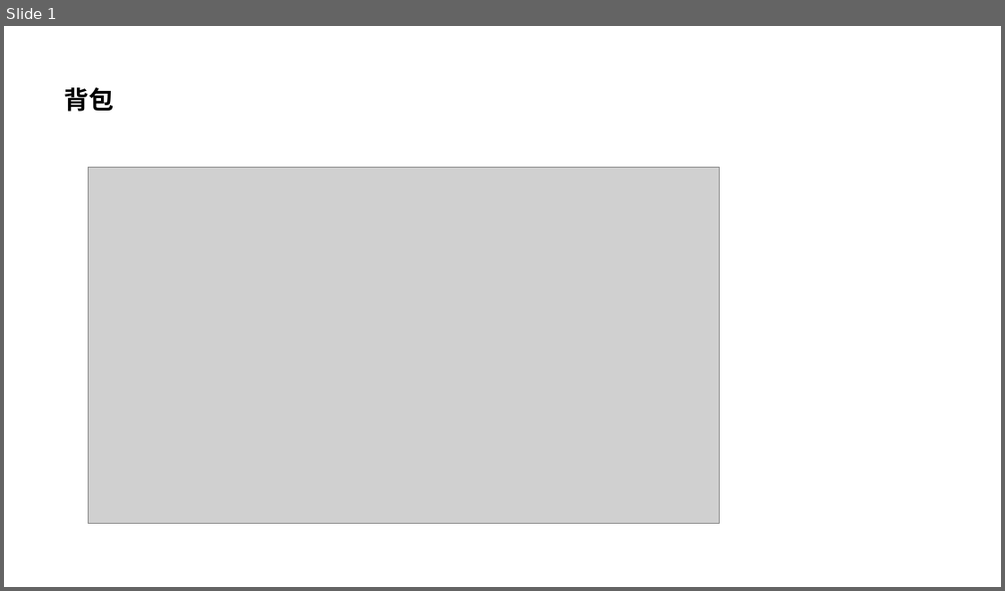
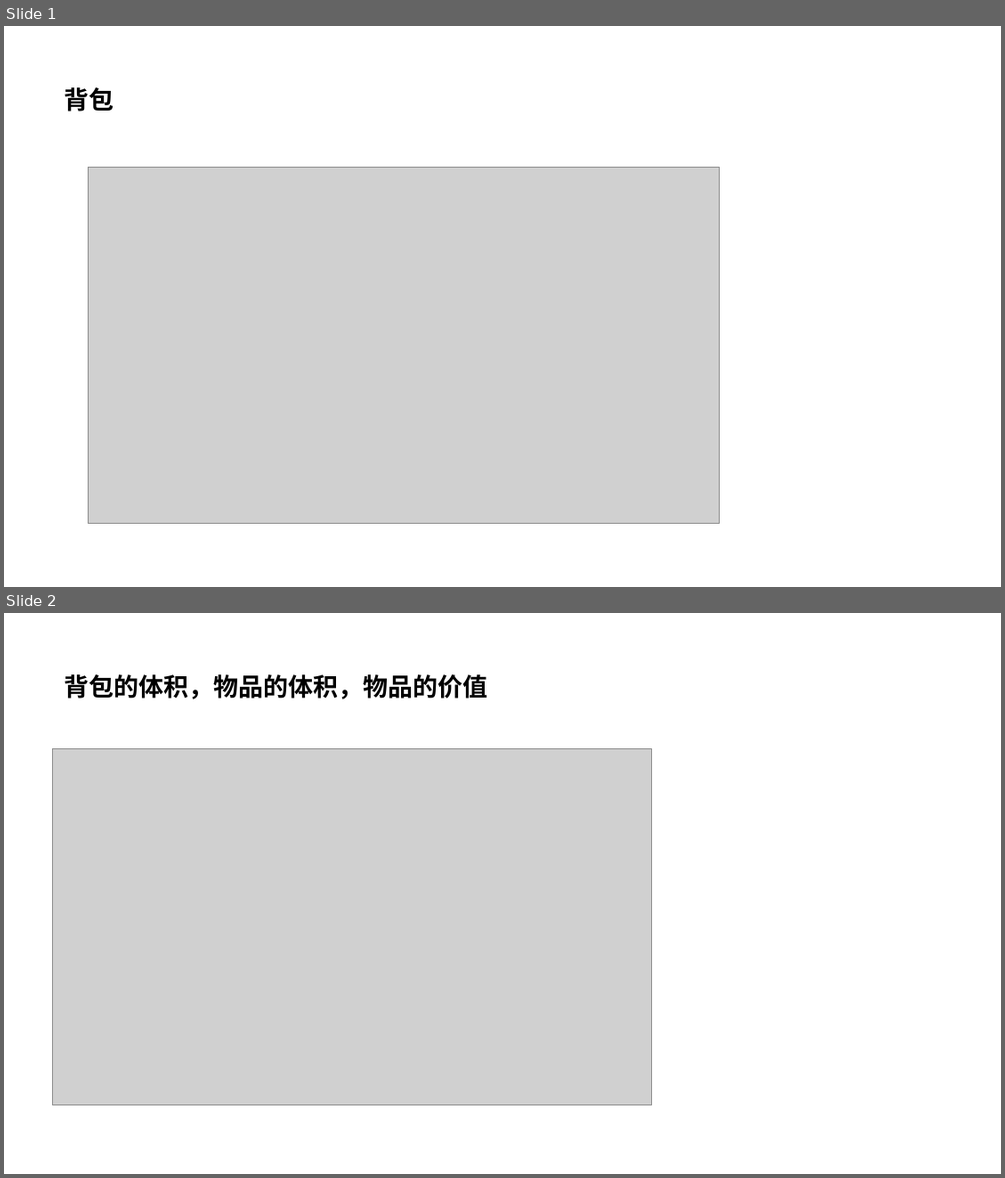
Before and after one commit to Adnios/Class, a slide deck: C++资料包/math/背包.pptx. Shown one above the other, each under a label of ours: slide 1 before the commit, slides 1 and 2 after it. The pictures are 1005x591 and 1005x1178 pixels, drawn with LibreOffice and Linux fonts; fonts in the diff are those of the drawing; grey boxes stand for pictures. Boxes give left, top, right and bottom in pixels: in the first picture for what was removed or moved away, otherwise in the second. Text is boxed around its words. In the diff, an @@ line names an element or a change of style, - is before the commit and + after.

```diff
--- a/C++资料包/math/背包.pptx
+++ b/C++资料包/math/背包.pptx
@@ slide 2 added at <box>4,613,1001,1174</box>, background #FFFFFF @@
@@ title added at <box>65,674,488,699</box>, 24 pt, text #000000, bold @@
+背包的体积，物品的体积，物品的价值
@@ picture added at <box>52,749,651,1105</box> @@
```
Also in this commit, not shown: 1 slide removed, 5 other files.
